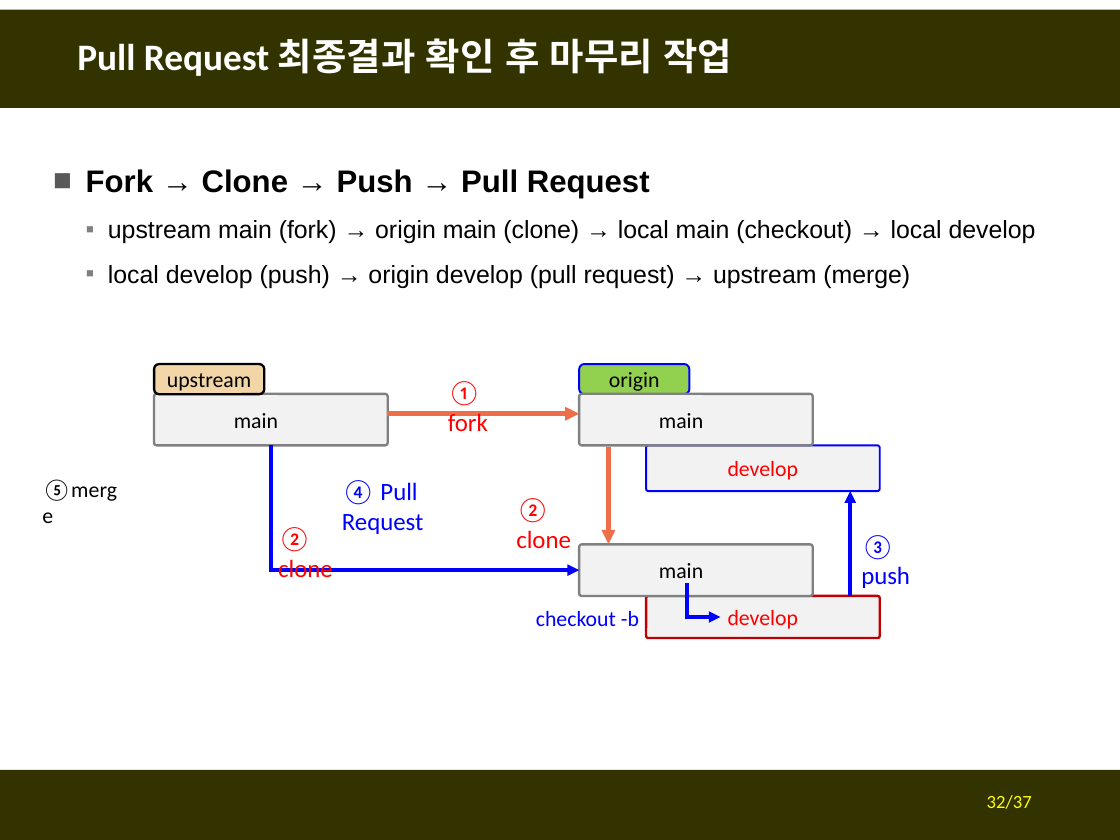
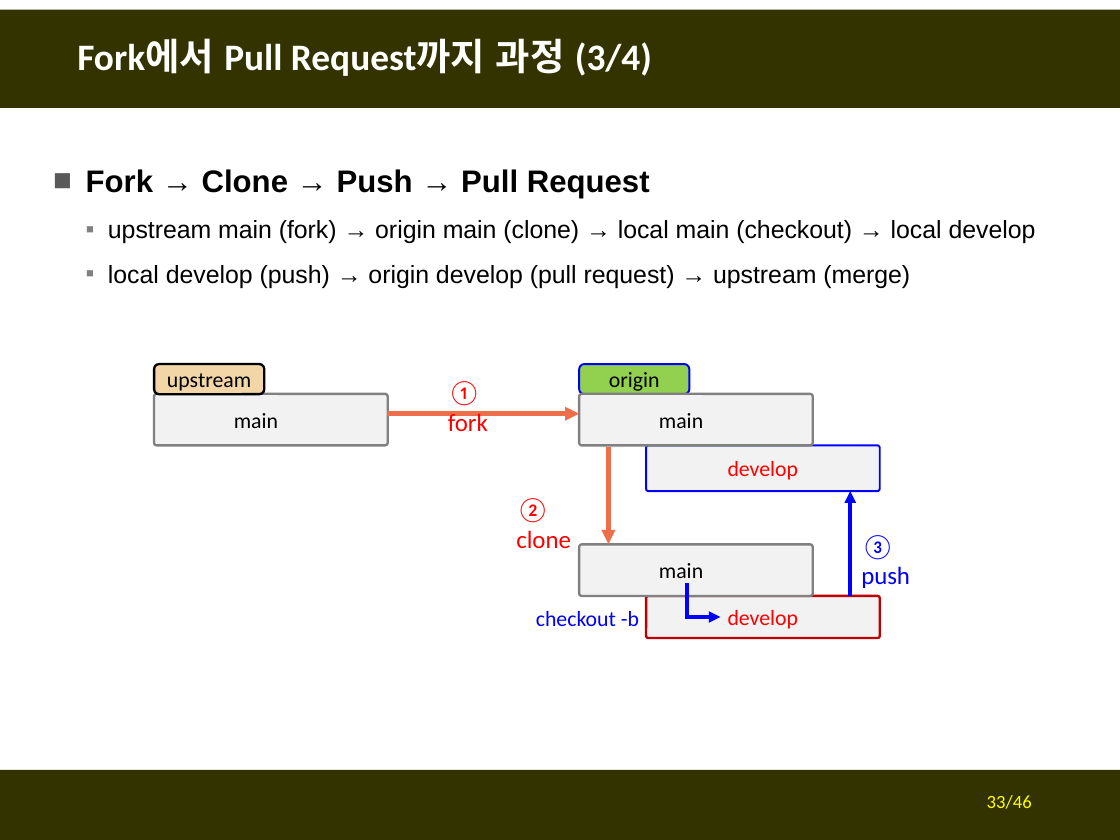
Before and after one commit to fasthill/github-lecture, a slide deck: slide 33 of git및github첫걸음3-forkclonePR.pptx (slide 32 before the commit). Drawn at 1120x840 pixels with LibreOffice and Linux fonts; fonts in the diff are those of the drawing. Boxes give left, top, right and bottom in pixels: in the first picture for what was removed or moved away, otherwise in the second. Text is boxed around its words. In the diff, an @@ line names an element or a change of style, - is before the commit and + after.

```diff
--- a/git및github첫걸음3-forkclonePR.pptx
+++ b/git및github첫걸음3-forkclonePR.pptx
@@ title at bbox=[77, 38, 652, 76]: text changed @@
-Pull Request 최종결과 확인 후 마무리 작업
+Fork에서 Pull Request까지 과정 (3/4)
@@ elbow arrow removed from (271, 446) to (579, 570) @@
@@ text removed at bbox=[31, 470, 133, 508] @@
-⑤merge
@@ text removed at bbox=[342, 480, 423, 534] @@
-④ Pull Request
@@ text removed at bbox=[278, 527, 333, 577] @@
-② clone
@@ page number at bbox=[987, 795, 1032, 809]: text changed @@
-32/37
+33/46
```
Also in this commit, not shown: 2 other slides changed, 7 slides added, 1 other file.
